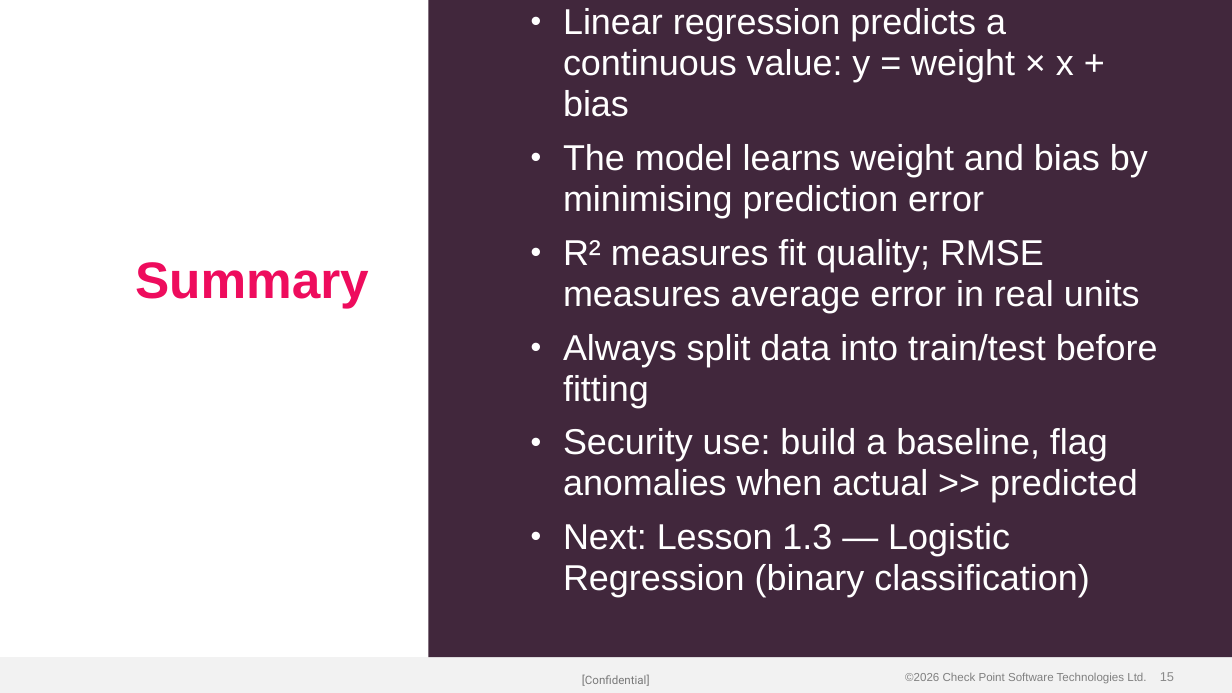
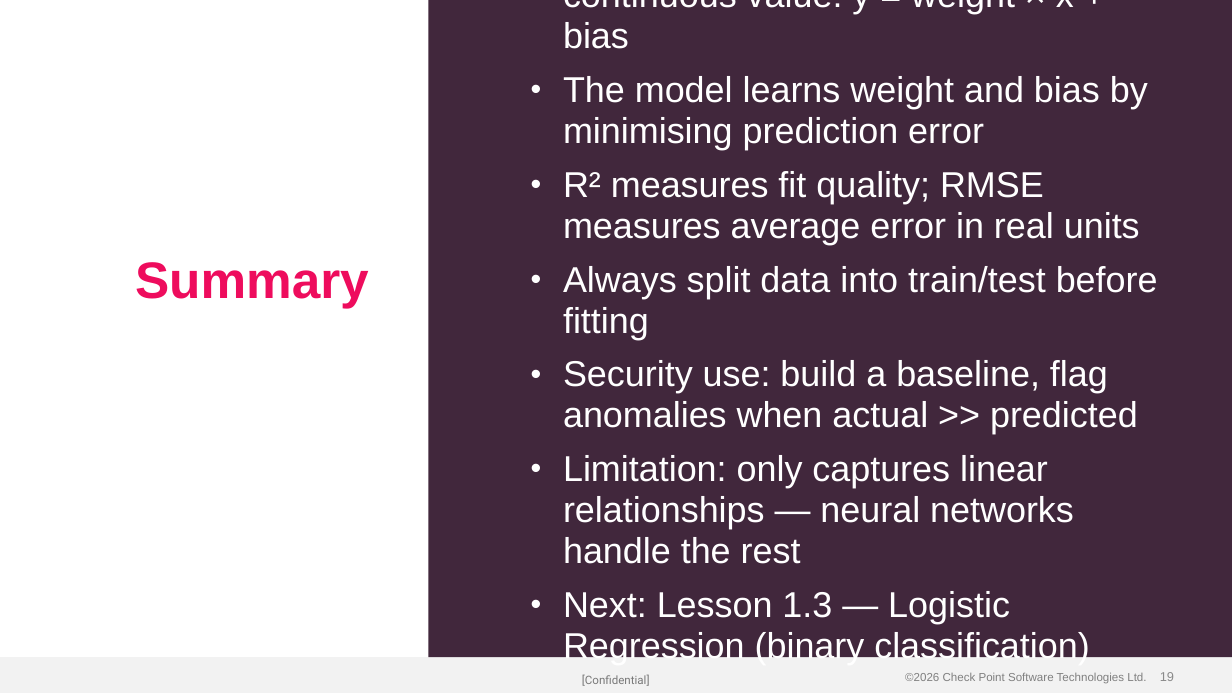
Before and after one commit to alshawwaf/ai-basic-training, a slide deck: slide 19 of stage1_classic_ml/02_linear_regression/Lecture-2-Linear-Regression.pptx (slide 15 before the commit). Drawn at 1232x693 pixels with LibreOffice and Linux fonts; fonts in the diff are those of the drawing; background and template pictures are left out. Boxes give left, top, right and bottom in pixels: in the first picture for what was removed or moved away, otherwise in the second. Text is boxed around its words. In the diff, an @@ line names an element or a change of style, - is before the commit and + after.

Commit message:
Rebuild Lecture-2 with charts and visual layouts
5 embedded images: scatter plot with regression line, equation diagram,
metrics cards, anomaly detection baseline, non-linear limitation chart.
Uses 2-Column, Bullets+Pull Quote, and Title Only layouts.

```diff
--- a/stage1_classic_ml/02_linear_regression/Lecture-2-Linear-Regression.pptx
+++ b/stage1_classic_ml/02_linear_regression/Lecture-2-Linear-Regression.pptx
@@ text at (x1=563, y1=455, x2=1074, y2=564): paragraph added @@
+• Limitation: only captures linear relationships — neural networks handle the rest
```
Also in this commit, not shown: 8 other slides changed, 9 slides added, 5 slides removed.
